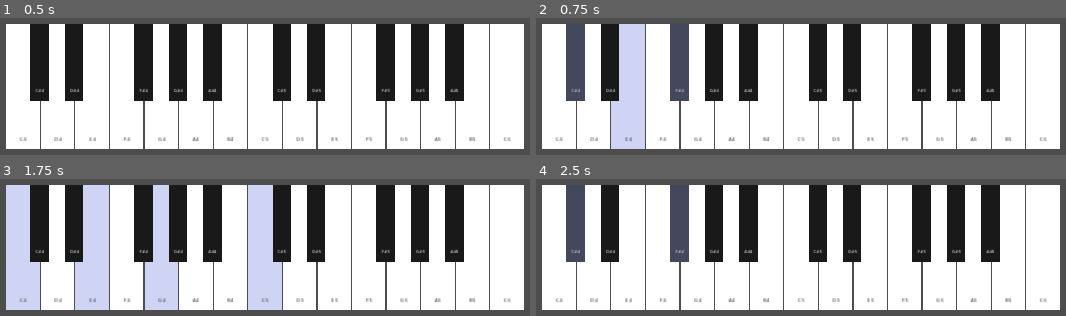
Above: before the commit, frames 1-4 (two rows, left to right).
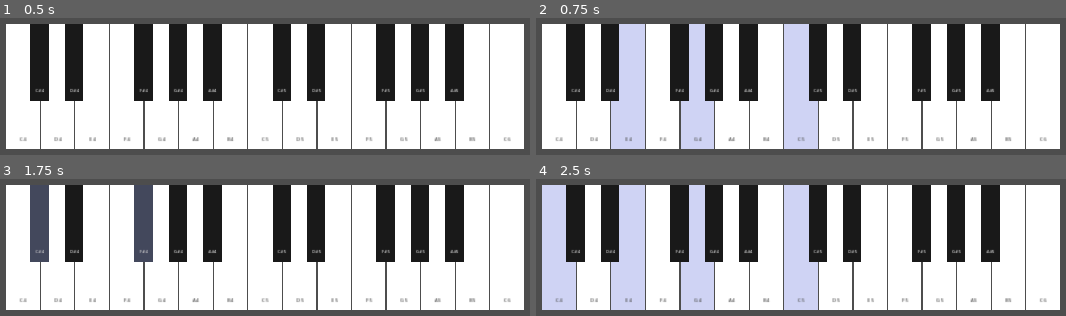
Above: after the commit, the same moments.

Repository: Amoniethian/Piano_Godot_keybord
Game: Godot game, scene res://scenes/main.tscn
Same seed, same stepped clock (60 frames per second), same inputs: the game is played once before the commit and once after it.
Inputs:
- Up to frame 1 (0.5 s): no input
- Up to frame 2 (0.75 s): tap Enter at 0.5 s; hold D from 0.53 s (still down); tap Z at 0.6 s
- Up to frame 3 (1.75 s): tap Space at 1.25 s; release D at 1.28 s; hold S from 1.28 s (still down); tap X at 1.35 s
- Up to frame 4 (2.5 s): tap Enter at 2 s; release S at 2.03 s; hold D from 2.03 s (still down); tap C at 2.1 s

Frame 1 is identical in both runs. In frame 2, 13% of the frame differs, in the area x 5-54%, y 4-96%; in frame 3, 23%, in the area x 1-54%, y 4-96%; in frame 4, 23%.

Commit message:
Add real dialogue lines, demo-skip on first note, and 2s input timeout
- Replace 5 placeholder TEACHER_DIALOGUE entries with bilingual (Chinese/English) teacher lines
- During DEMONSTRATION: pressing sequence[0] now cancels the demo and immediately enters PLAYER_INPUT with that note counted (instead of failing); any other key still triggers failure
- During PLAYER_INPUT: add 2-second per-note timeout — if the player does not press a note within 2s, failure chord + demonstration restarts
- Add _start_input_timeout / _cancel_input_timeout helpers using the existing create_timer coroutine pattern

https://claude.ai/code/session_011HBDyP5nQ6Auq8e1EtDXaM

Diff:
--- a/scripts/config.gd
+++ b/scripts/config.gd
@@ -192,11 +192,11 @@
 
 # Teacher dialogue lines (bilingual Chinese/English, placeholder)
 const TEACHER_DIALOGUE: Array[String] = [
-	"placeholder line 15\n占位符台词 15",
-	"placeholder line 15\n占位符台词 15",
-	"placeholder line 15\n占位符台词 15",
-	"placeholder line 15\n占位符台词 15",
-	"placeholder line 15\n占位符台词 15",
+	"这次试着弹出更多情感，完全感受不到情绪——太僵硬了。\nTry to play with more expression this time, there's no emotion at all – it's too stiff.",
+	"每个音都一模一样。多注意一下触键和断连。\nEvery note sounds the same. Pay more attention to the articulation.",
+	"别急着往前赶，你的节奏越来越散了。\nStop rushing through, your rhythms are getting sloppy.",
+	"你的乐句感觉太机械、太刻意了。放松手腕，再来一遍。\nYour phrasing feels far too robotic and forced. Relax your wrists and try again.",
+	"记住强弱变化；弹奏时完全没有对比。再试一次。\nRemember your dynamics; there's no contrast whatsoever as you play. Try again.",
 ]
 # Voice line shown at the start of each level demonstration
 const VOICE_LISTEN_TEXT: String = "听好了，跟上我的示范\nListen carefully, follow my demonstration"
--- a/scripts/music_teacher_system.gd
+++ b/scripts/music_teacher_system.gd
@@ -6,10 +6,11 @@
 ##   AMBIENT      → background star_note16 groups + random teacher dialogue
 ##                  any key press → DEMONSTRATION
 ##   DEMONSTRATION → chord + voice + note-by-note demo playback
-##                  key press during demo → FAILURE
+##                  press sequence[0] → PLAYER_INPUT (demo cancelled, first note counted)
+##                  press wrong key → FAILURE
 ##                  demo finishes → PLAYER_INPUT
-##   PLAYER_INPUT  → player repeats the sequence
-##                  wrong note → FAILURE
+##   PLAYER_INPUT  → player repeats the sequence; 2s timeout per note
+##                  wrong note or timeout → FAILURE
 ##                  correct sequence → SUCCESS
 ##   FAILURE       → failure chord, then immediately restart DEMONSTRATION
 ##   SUCCESS       → success chord, advance level (or FINAL_REVEAL on level 3)
@@ -37,8 +38,11 @@
 # Coroutines (_begin_level, _play_demonstration) check this flag at each await.
 var demo_cancel_flag: bool = false
 # Tracks which key the demo is currently holding (-1 = between notes / not in demo).
-# Player pressing this exact key during demo is allowed (playing along); any other key fails.
 var current_demo_note: int = -1
+
+# ── Input timeout ─────────────────────────────────────────────────────────────
+# Set true when PLAYER_INPUT begins; cleared before any failure/success.
+var input_timeout_active: bool = false
 
 
 func _ready() -> void:
@@ -117,8 +121,19 @@
 		State.AMBIENT:
 			_begin_level()
 		State.DEMONSTRATION:
-			# Correct note played along with demo → allowed; anything else → failure
-			if key_id != current_demo_note:
+			var sequence: Array = Config.LEVEL_SEQUENCES[current_level]
+			if key_id == sequence[0]:
+				# Player starts the correct sequence early — cancel demo and let them play
+				demo_cancel_flag = true
+				if current_demo_note != -1 and current_demo_note in piano_manager.key_nodes:
+					piano_manager.key_nodes[current_demo_note].release()
+				current_demo_note = -1
+				_hide_dialogue()
+				current_state = State.PLAYER_INPUT
+				player_input.clear()
+				player_input.append(key_id)
+				_start_input_timeout()
+			else:
 				_trigger_failure()
 		State.PLAYER_INPUT:
 			_record_player_note(key_id)
@@ -179,6 +194,7 @@
 	_hide_dialogue()
 	current_state = State.PLAYER_INPUT
 	player_input.clear()
+	_start_input_timeout()
 
 
 # ── Player Input ──────────────────────────────────────────────────────────────
@@ -197,7 +213,11 @@
 	player_input.append(key_id)
 
 	if player_input.size() >= sequence.size():
+		_cancel_input_timeout()
 		_trigger_success()
+	else:
+		_cancel_input_timeout()
+		_start_input_timeout()
 
 
 # ── Failure ───────────────────────────────────────────────────────────────────
@@ -205,6 +225,7 @@
 func _trigger_failure() -> void:
 	if current_state == State.FAILURE:
 		return
+	_cancel_input_timeout()
 	demo_cancel_flag = true
 	current_demo_note = -1
 	current_state = State.FAILURE
@@ -220,6 +241,7 @@
 # ── Success ───────────────────────────────────────────────────────────────────
 
 func _trigger_success() -> void:
+	_cancel_input_timeout()
 	current_state = State.SUCCESS
 
 	# Save level 3 play order for image rearrangement
@@ -249,6 +271,17 @@
 		piano_manager.key_nodes[key_id].release()
 
 
+func _start_input_timeout() -> void:
+	input_timeout_active = true
+	await get_tree().create_timer(2.0).timeout
+	if input_timeout_active:
+		_trigger_failure()
+
+
+func _cancel_input_timeout() -> void:
+	input_timeout_active = false
+
+
 func _play_chord(notes: Array) -> void:
 	for key_id in notes:
 		if key_id in piano_manager.key_nodes:
